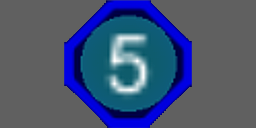
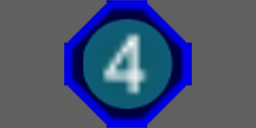
The second 256 × 128 image is a revision of the first. Changes to its layers:
renamed "Pasted Layer" to "Transformation #1", painted on it over [64, 0, 192, 128]
